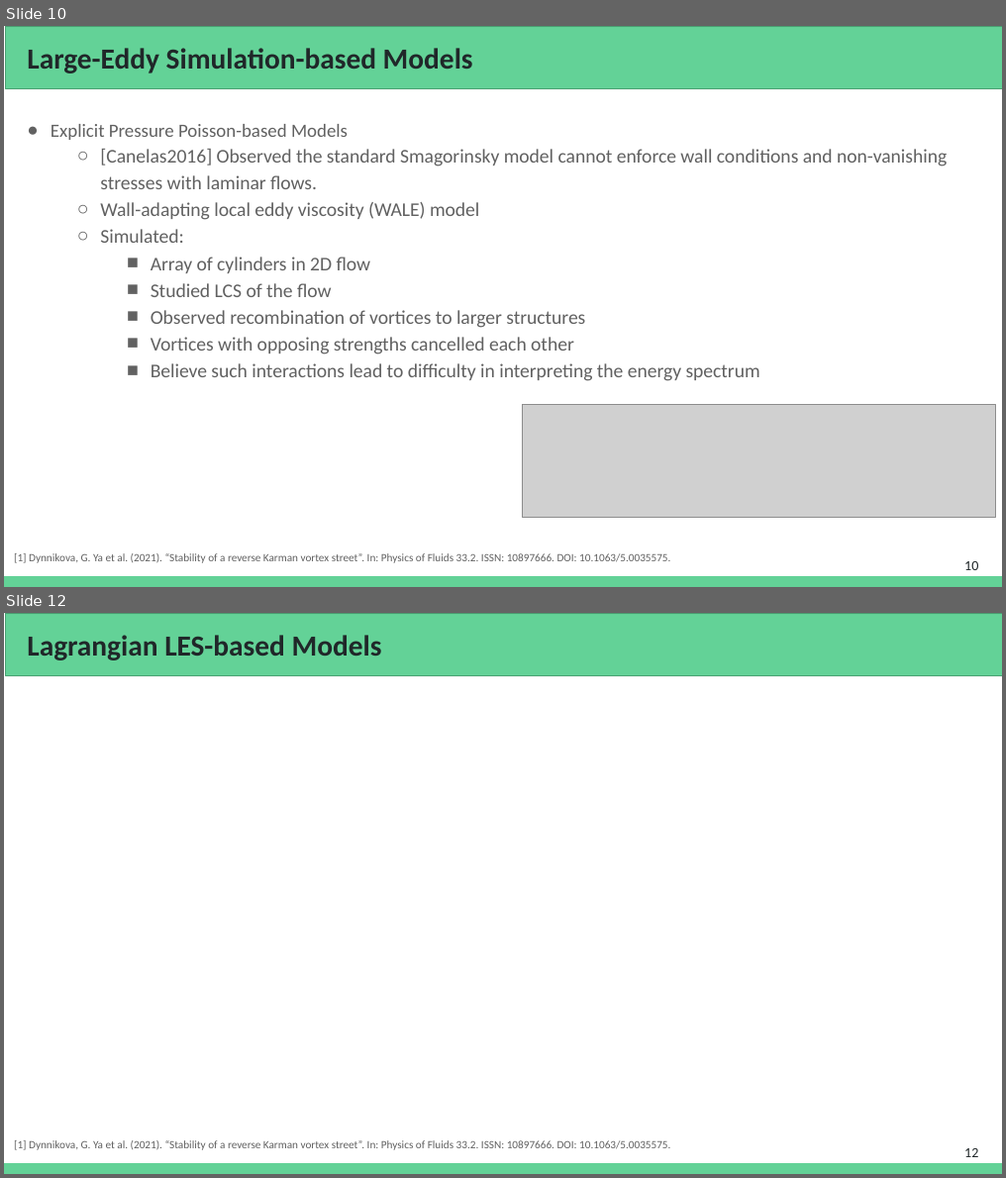
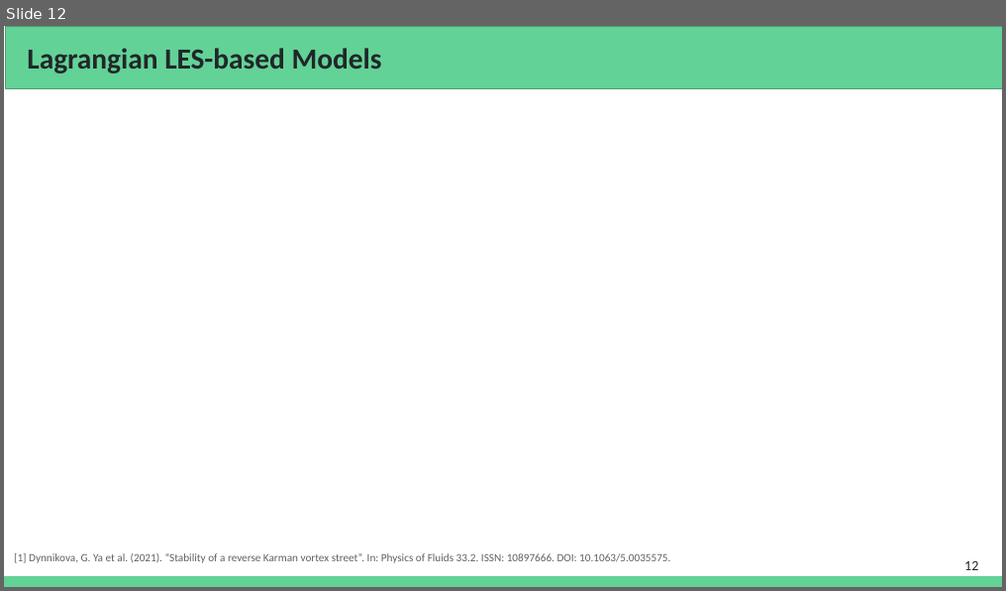
Before and after one commit to Prajwal-Prathiksh/ddp-thesis, a slide deck: report/DDP Stage I - 2022.pptx. Shown one above the other, each under a label of ours: slides 10 and 12 before the commit, slide 12 after it; the slides between them are not shown. The pictures are 1006x1178 and 1006x591 pixels, drawn with LibreOffice and Linux fonts; fonts in the diff are those of the drawing; grey boxes stand for pictures. Boxes give left, top, right and bottom in pixels: in the first picture for what was removed or moved away, otherwise in the second. Text is boxed around its words. In the diff, an @@ line names an element or a change of style, - is before the commit and + after.

```diff
--- a/report/DDP Stage I - 2022.pptx
+++ b/report/DDP Stage I - 2022.pptx
@@ slide 10 removed at (4, 26, 1002, 587), background #FFFFFF; not listed: 1 template element that a slide beside it also shows @@
@@ rectangle removed at (5, 26, 1002, 89) @@
@@ title removed at (27, 48, 473, 74) @@
-Large-Eddy Simulation-based Models
@@ text removed at (51, 124, 946, 381) @@
-● Explicit Pressure Poisson-based Models
-  ○ [Canelas2016] Observed the standard Smagorinsky model cannot enforce wall conditions and non-vanishing stresses with laminar flows.
-  ○ Wall-adapting local eddy viscosity (WALE) model
-  ○ Simulated:
-    ■ Array of cylinders in 2D flow
-    ■ Studied LCS of the flow
-    ■ Observed recombination of vortices to larger structures
-    ■ Vortices with opposing strengths cancelled each other
-    ■ Believe such interactions lead to difficulty in interpreting the energy spectrum
@@ picture removed at (523, 404, 996, 517) @@
@@ text removed at (14, 554, 670, 564) @@
-[1] Dynnikova, G. Ya et al. (2021). “Stability of a reverse Karman vortex street”. In: Physics of Fluids 33.2. ISSN: 10897666. DOI: 10.1063/5.0035575.
@@ page number removed at (964, 562, 978, 570) @@
-10
```
Also in this commit, not shown: 2 slides changed, 4 slides added, 2 other slides removed, 1 other file.
